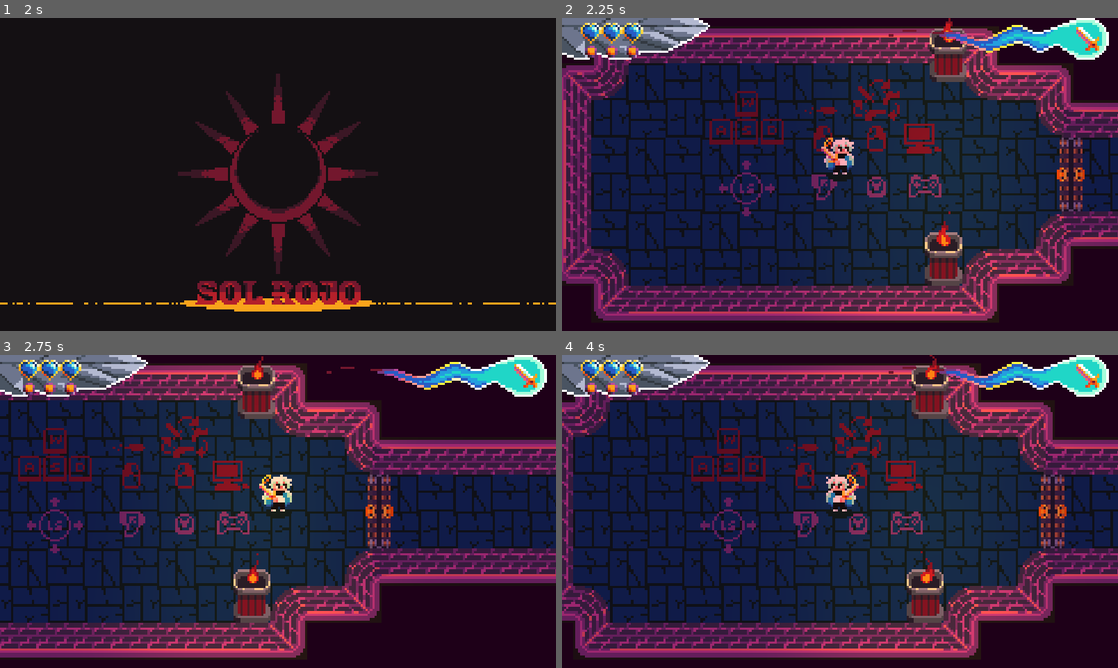
Above: before the commit, frames 1-4 (two rows, left to right).
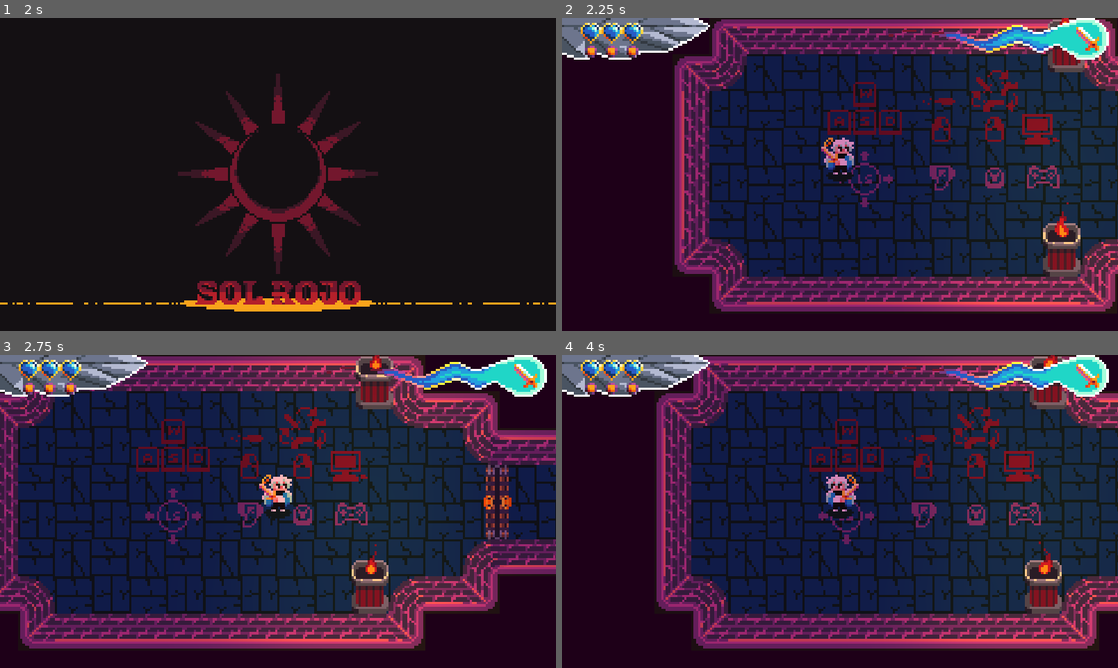
Above: after the commit, the same moments.

Repository: NielsOuvrard/TheShadowOfHeaven
Game: Godot game, scene res://Scenes/SplashScreen.tscn
Same seed, same stepped clock (60 frames per second), same inputs: the game is played once before the commit and once after it. Sound files missing from this copy of the repository are replaced by a short silence.
Inputs (mouse positions are in pixels of both pictures, inside the frame that each line leads up to):
- Up to frame 1 (2 s): tap Enter at 0.5 s; move the mouse to (400, 158) at 0.52 s; hold Right (move_right) 0.53-1.25 s; hold Q (change_weapon) 0.53-1.25 s; click (400, 158) at 0.67 s; tap Space at 1.25 s; drag from (166, 190) to (250, 237) at 1.27 s
- Up to frame 2 (2.25 s): tap Enter at 2 s; move the mouse to (895, 105) at 2.02 s; hold Right (move_right) from 2.03 s (still down); hold F (interact) from 2.03 s (still down)
- Up to frame 3 (2.75 s): keep holding Right (move_right); keep holding F (interact)
- Up to frame 4 (4 s): release Right (move_right) at 2.75 s; release F (interact) at 2.75 s; drag from (812, 574) to (840, 495) at 2.77 s; move the mouse to (1006, 558) at 3.52 s; press the mouse at (1006, 558) at 3.53 s; hold Left (move_left) from 3.53 s (still down)

Frame 1 is identical in both runs. In frame 2, 65% of the frame differs, in the area x 0-100%, y 0-97%; in frame 3, 58%; in frame 4, 64%.

Commit message:
Player back on the start of greed and Betreyal

Diff:
--- a/Scenes/Betreyal.tscn
+++ b/Scenes/Betreyal.tscn
@@ -112,7 +112,7 @@
 
 [node name="Player" parent="." instance=ExtResource("2_6sxn2")]
 z_index = 2
-position = Vector2(1698.88, 343.043)
+position = Vector2(40, 24)
 
 [node name="Camera2D" type="Camera2D" parent="Player"]
 z_index = 100
--- a/Scenes/greed.tscn
+++ b/Scenes/greed.tscn
@@ -38,9 +38,9 @@
 
 [sub_resource type="Curve2D" id="Curve2D_a4xvu"]
 _data = {
-"points": PackedVector2Array(0, 0, 0, 0, 1257, 862, 0, 0, 0, 0, 1201, 793, 0, 0, 0, 0, 1228, 725, 0, 0, 0, 0, 1283, 720, 0, 0, 0, 0, 1236, 775, 0, 0, 0, 0, 1243, 801, 0, 0, 0, 0, 1292, 837, 0, 0, 0, 0, 1257, 862)
+"points": PackedVector2Array(0, 0, 0, 0, 1257, 862, 0, 0, 0, 0, 1223, 829, 0, 0, 0, 0, 1201, 793, 0, 0, 0, 0, 1202, 745, 0, 0, 0, 0, 1228, 725, 0, 0, 0, 0, 1283, 720, 0, 0, 0, 0, 1286, 755, 0, 0, 0, 0, 1235, 768, 0, 0, 0, 0, 1236, 806, 0, 0, 0, 0, 1276, 819, 0, 0, 0, 0, 1292, 837, 0, 0, 0, 0, 1257, 862)
 }
-point_count = 8
+point_count = 12
 
 [sub_resource type="Curve2D" id="Curve2D_f7vpy"]
 _data = {
@@ -73,7 +73,7 @@
 
 [node name="Player" parent="." instance=ExtResource("7_f7bvl")]
 z_index = 2
-position = Vector2(-33, 776)
+position = Vector2(-84, 780)
 
 [node name="Camera2D" type="Camera2D" parent="Player"]
 z_index = 100
@@ -287,6 +287,7 @@
 [node name="Ghost4" parent="ROOM_3" node_paths=PackedStringArray("followed_path") instance=ExtResource("10_jlttf")]
 position = Vector2(922, 679)
 followed_path = NodePath("../Path2D/PathFollow2D3")
+offset_followed_path = 0.66
 
 [node name="EnemyBasic" parent="ROOM_3" node_paths=PackedStringArray("followed_path") instance=ExtResource("3_bkeho")]
 position = Vector2(912, 788)
@@ -295,6 +296,7 @@
 [node name="EnemyBasic2" parent="ROOM_3" node_paths=PackedStringArray("followed_path") instance=ExtResource("3_bkeho")]
 position = Vector2(976, 737)
 followed_path = NodePath("../Path2D/PathFollow2D2")
+offset_followed_path = 0.33
 
 [node name="Obstacles and Torches" type="Node2D" parent="ROOM_3"]
 
@@ -797,32 +799,37 @@
 [node name="Node2D" type="Node2D" parent="ROOM_4"]
 
 [node name="EnemyBasic" parent="ROOM_4/Node2D" node_paths=PackedStringArray("followed_path") instance=ExtResource("3_bkeho")]
-position = Vector2(1255, 861)
-followed_path = NodePath("../Path2D2/PathFollow2D")
+position = Vector2(1257, 862)
+followed_path = NodePath("../PATH1/coso1")
 
 [node name="EnemyBasic2" parent="ROOM_4/Node2D" node_paths=PackedStringArray("followed_path") instance=ExtResource("3_bkeho")]
 position = Vector2(1219, 748)
-followed_path = NodePath("../Path2D2/PathFollow2D2")
+followed_path = NodePath("../PATH1/coso2")
+offset_followed_path = 0.33
 
 [node name="EnemyBasic3" parent="ROOM_4/Node2D" node_paths=PackedStringArray("followed_path") instance=ExtResource("3_bkeho")]
 position = Vector2(1246, 767)
-followed_path = NodePath("../Path2D2/PathFollow2D3")
+followed_path = NodePath("../PATH1/coso3")
+offset_followed_path = 0.66
 
 [node name="EnemyBasic4" parent="ROOM_4/Node2D" node_paths=PackedStringArray("followed_path") instance=ExtResource("3_bkeho")]
 position = Vector2(1272, 652)
-followed_path = NodePath("../Path2D2/PathFollow2D")
+followed_path = NodePath("../Path2/PathFollow2D")
 
 [node name="EnemyBasic5" parent="ROOM_4/Node2D" node_paths=PackedStringArray("followed_path") instance=ExtResource("3_bkeho")]
 position = Vector2(1215, 613)
-followed_path = NodePath("../Path2D2/PathFollow2D2")
+followed_path = NodePath("../Path2/PathFollow2D2")
+offset_followed_path = 0.33
 
 [node name="EnemyBasic6" parent="ROOM_4/Node2D" node_paths=PackedStringArray("followed_path") instance=ExtResource("3_bkeho")]
 position = Vector2(1260, 571)
-followed_path = NodePath("../Path2D2/PathFollow2D3")
+followed_path = NodePath("../Path2/PathFollow2D3")
+offset_followed_path = 0.66
 
 [node name="EnemyBasic7" parent="ROOM_4/Node2D" node_paths=PackedStringArray("followed_path") instance=ExtResource("3_bkeho")]
 position = Vector2(1424, 563)
 followed_path = NodePath("../Path2D3/PathFollow2D2")
+offset_followed_path = 0.5
 
 [node name="EnemyBasic8" parent="ROOM_4/Node2D" node_paths=PackedStringArray("followed_path") instance=ExtResource("3_bkeho")]
 position = Vector2(1446, 627)
@@ -835,43 +842,45 @@
 [node name="EnemyBasic10" parent="ROOM_4/Node2D" node_paths=PackedStringArray("followed_path") instance=ExtResource("3_bkeho")]
 position = Vector2(1557, 614)
 followed_path = NodePath("../Path2D4/PathFollow2D2")
+offset_followed_path = 0.33
 
 [node name="EnemyBasic11" parent="ROOM_4/Node2D" node_paths=PackedStringArray("followed_path") instance=ExtResource("3_bkeho")]
 position = Vector2(1600, 584)
 followed_path = NodePath("../Path2D4/PathFollow2D3")
-
-[node name="Path2D" type="Path2D" parent="ROOM_4/Node2D"]
+offset_followed_path = 0.66
+
+[node name="Path2" type="Path2D" parent="ROOM_4/Node2D"]
 curve = SubResource("Curve2D_3i48e")
 
-[node name="PathFollow2D" type="PathFollow2D" parent="ROOM_4/Node2D/Path2D"]
+[node name="PathFollow2D" type="PathFollow2D" parent="ROOM_4/Node2D/Path2"]
 position = Vector2(1272, 652)
 rotation = -2.78468
 
-[node name="PathFollow2D2" type="PathFollow2D" parent="ROOM_4/Node2D/Path2D"]
+[node name="PathFollow2D2" type="PathFollow2D" parent="ROOM_4/Node2D/Path2"]
 position = Vector2(1214.56, 613.342)
 rotation = -1.47732
 progress = 79.6977
 
-[node name="PathFollow2D3" type="PathFollow2D" parent="ROOM_4/Node2D/Path2D"]
-position = Vector2(1259.4, 570.969)
+[node name="PathFollow2D3" type="PathFollow2D" parent="ROOM_4/Node2D/Path2"]
+position = Vector2(1259.4, 570.968)
 rotation = 1.41648
 progress = 159.395
 
-[node name="Path2D2" type="Path2D" parent="ROOM_4/Node2D"]
+[node name="PATH1" type="Path2D" parent="ROOM_4/Node2D"]
 curve = SubResource("Curve2D_a4xvu")
 
-[node name="PathFollow2D" type="PathFollow2D" parent="ROOM_4/Node2D/Path2D2"]
+[node name="coso1" type="PathFollow2D" parent="ROOM_4/Node2D/PATH1"]
 position = Vector2(1257, 862)
-rotation = -2.25257
-
-[node name="PathFollow2D2" type="PathFollow2D" parent="ROOM_4/Node2D/Path2D2"]
-position = Vector2(1219.4, 746.668)
-rotation = -1.19283
+rotation = -2.37112
+
+[node name="coso2" type="PathFollow2D" parent="ROOM_4/Node2D/PATH1"]
+position = Vector2(1202.76, 744.381)
+rotation = -0.8323
 progress = 138.713
 
-[node name="PathFollow2D3" type="PathFollow2D" parent="ROOM_4/Node2D/Path2D2"]
-position = Vector2(1244, 765.637)
-rotation = 2.27792
+[node name="coso3" type="PathFollow2D" parent="ROOM_4/Node2D/PATH1"]
+position = Vector2(1269.83, 759.121)
+rotation = 2.89201
 progress = 277.426
 
 [node name="Path2D3" type="Path2D" parent="ROOM_4/Node2D"]
@@ -996,7 +1005,7 @@
 color = Color(0.945098, 0.870588, 0, 1)
 
 [node name="Torch20" parent="TORCHES" instance=ExtResource("8_of5e7")]
-position = Vector2(1232, 901)
+position = Vector2(1226, 903)
 color = Color(0.945098, 0.870588, 0, 1)
 
 [node name="Torch21" parent="TORCHES" instance=ExtResource("8_of5e7")]
